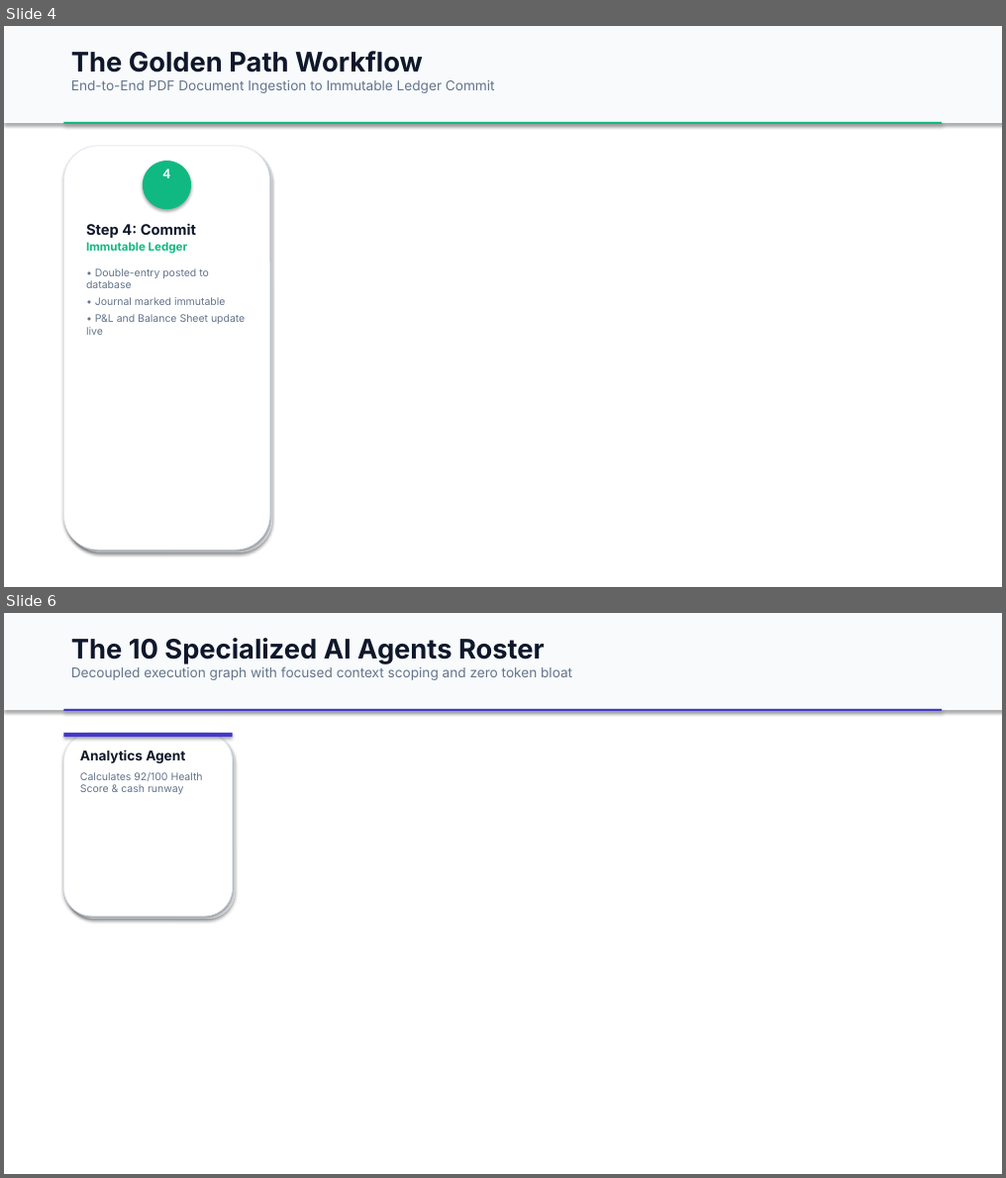
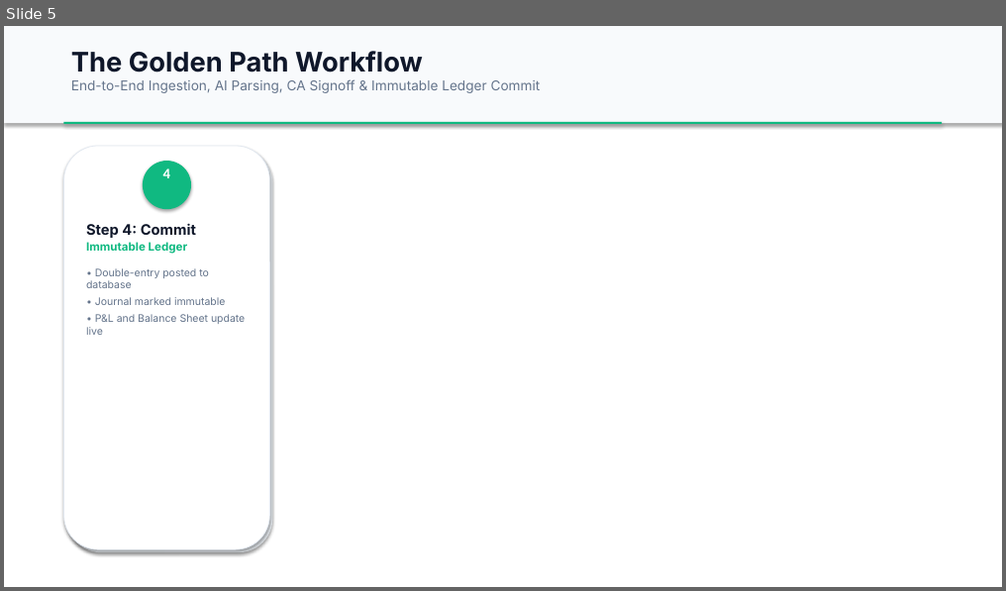
Before and after one commit to Abhitech-st/Vyapar-Mandap, a slide deck: Vyapar_Mandap_Presentation.pptx. Shown one above the other, each under a label of ours: slides 4 and 6 before the commit, slide 5 after it; the slides between them are not shown. The pictures are 1006x1178 and 1006x591 pixels, drawn with LibreOffice and Linux fonts; fonts in the diff are those of the drawing. Boxes give left, top, right and bottom in pixels: in the first picture for what was removed or moved away, otherwise in the second. Text is boxed around its words. In the diff, an @@ line names an element or a change of style, - is before the commit and + after.

```diff
--- a/Vyapar_Mandap_Presentation.pptx
+++ b/Vyapar_Mandap_Presentation.pptx
@@ slide 6 removed at [4,613,1002,1174], background #FFFFFF @@
@@ rectangle removed at [4,613,1002,710] @@
@@ text removed at [71,638,572,680] @@
-The 10 Specialized AI Agents Roster
-Decoupled execution graph with focused context scoping and zero token bloat
@@ rectangle removed at [63,709,943,711] @@
@@ rounded rectangle removed at [63,733,233,916] @@
@@ rectangle removed at [63,733,233,738] @@
@@ rounded rectangle removed at [67,736,236,919] @@
@@ text removed at [80,750,203,794] @@
-Analytics Agent
-Calculates 92/100 Health Score & cash runway
@@ what was slide 4 is now slide 5 @@
@@ slide 5 changed as well @@
@@ text at [71,79,541,93]: text changed @@
-End-to-End PDF Document Ingestion to Immutable Ledger Commit
+End-to-End Ingestion, AI Parsing, CA Signoff & Immutable Ledger Commit
```
Also in this commit, not shown: 5 other slides changed, 2 slides added, 1 other slide removed, 5 other files.
